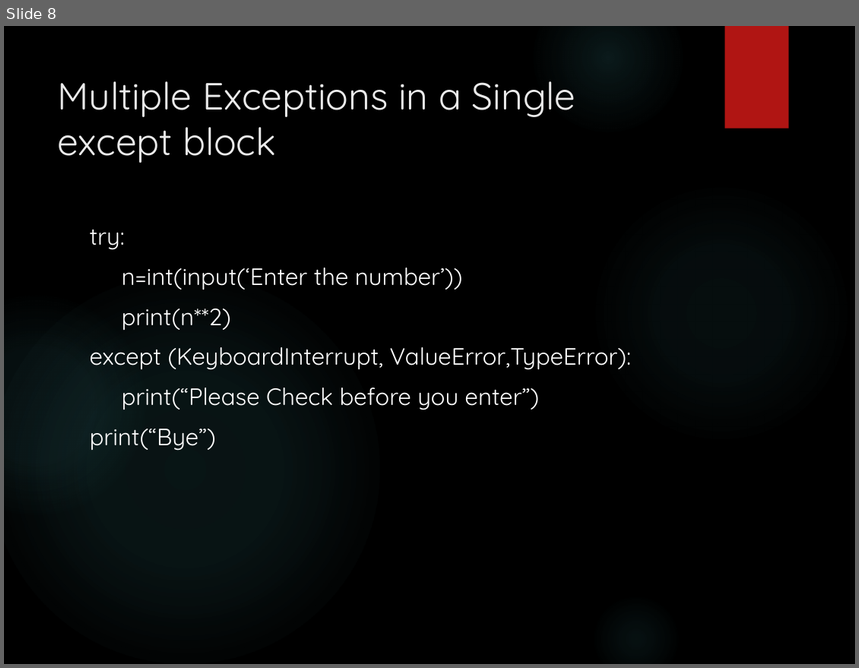
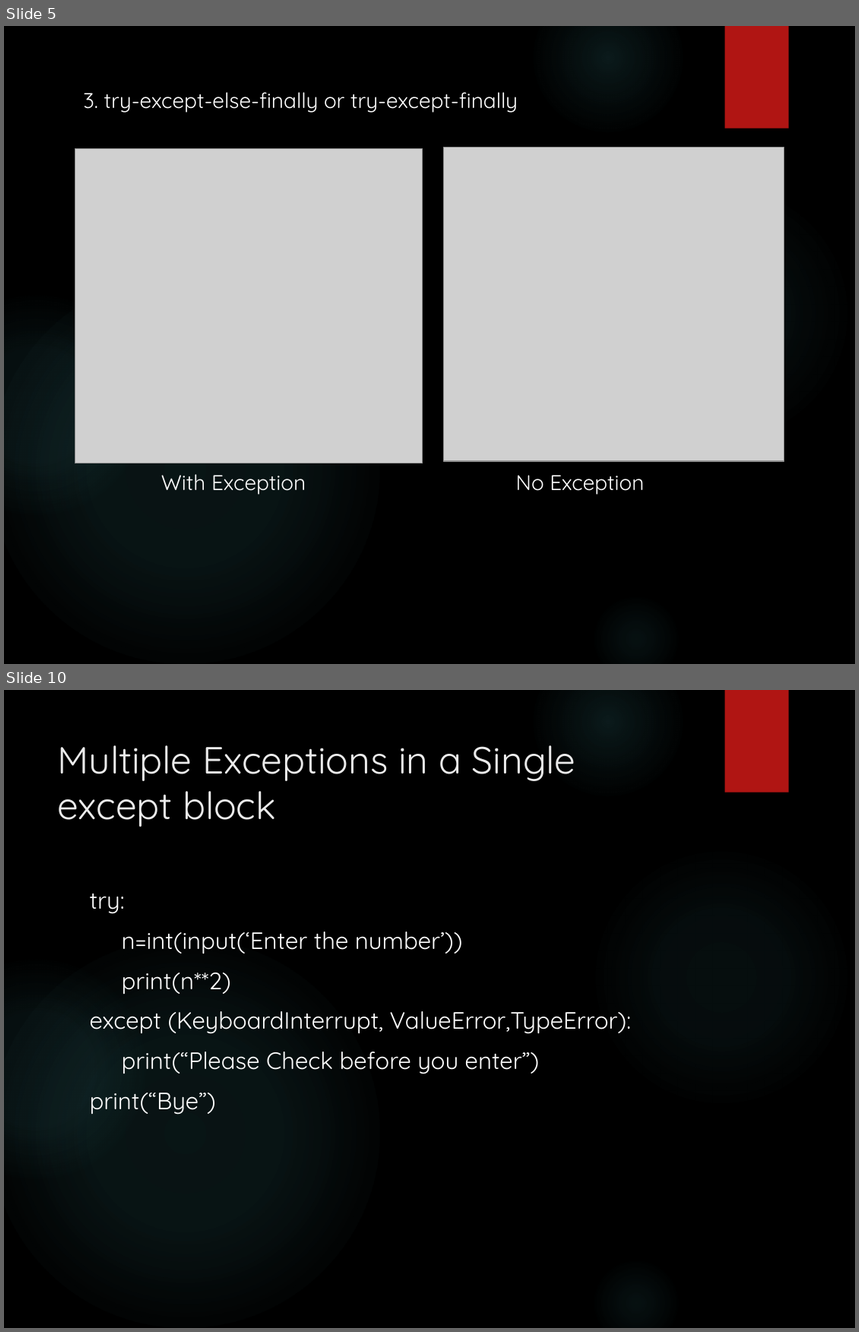
Before and after one commit to GLA-Python/python3.10.0, a slide deck: Topicwise PDF/Exception Handling.pptx. Shown one above the other, each under a label of ours: slide 8 before the commit, slides 5 and 10 after it; the slides between them are not shown. The pictures are 859x668 and 859x1332 pixels, drawn with LibreOffice and Linux fonts; fonts in the diff are those of the drawing; grey boxes stand for pictures; background and template pictures are left out. Boxes give left, top, right and bottom in pixels: in the first picture for what was removed or moved away, otherwise in the second. Text is boxed around its words. In the diff, an @@ line names an element or a change of style, - is before the commit and + after.

```diff
--- a/Topicwise PDF/Exception Handling.pptx
+++ b/Topicwise PDF/Exception Handling.pptx
@@ slide 5 added at [4, 26, 855, 664], background picture (left out); not listed: 6 template elements that a slide beside it also shows @@
@@ text added at [83, 92, 518, 113], 18 pt, text #FFFFFF @@
+3. try-except-else-finally or try-except-finally
@@ picture added at [75, 148, 422, 464] @@
@@ picture added at [444, 148, 785, 461] @@
@@ text added at [161, 474, 306, 495], 18 pt, text #FFFFFF @@
+With Exception
@@ text added at [516, 475, 644, 495], 18 pt, text #FFFFFF @@
+No Exception
@@ what was slide 8 is now slide 10 @@
```
Also in this commit, not shown: 10 slides changed, 7 other slides added, 8 slides removed.
